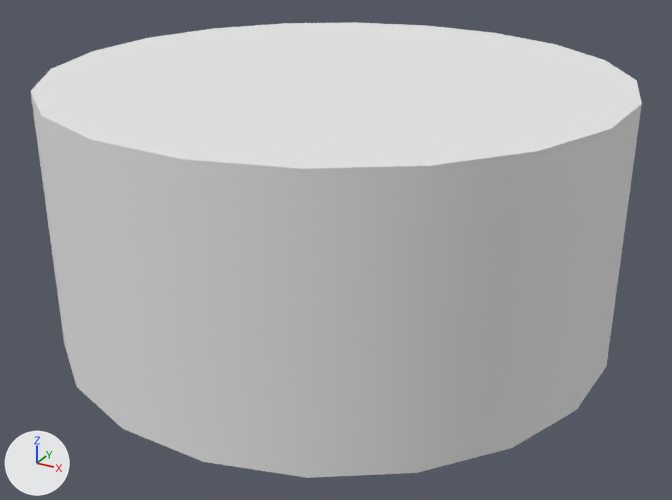
Two versions of the OBJ model PantyHouse/models/cake1.obj, one commit apart.
The view is the same before and after, from a 50 mm lens placed at (18.2, -33.1, 14.2), pointed at (0.4, -0.8, -1.9). Every picture has the same lights, and +X, +Y and +Z are marked at lower left. Where no turn or scale is listed for an object, it has been applied to the vertices.

Objects in the first picture: 'cake1'.
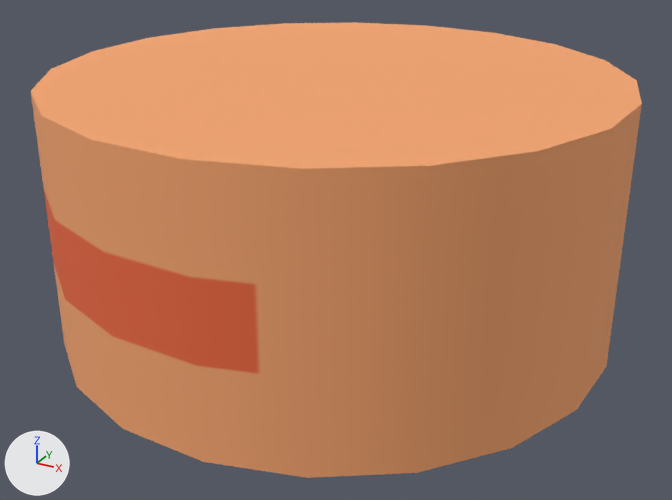
Boxes [x1, y1, x2, y2] around the edits, measured in the pictures (672 x 500 px):
'cake1', surface changed (white to orange): [31, 22, 642, 478] in both

The edits, one by one:
Picture 'cake7.bmp' (img_cake7_bmp) is new.
In material 'cake3:blinn1SG' (mat_cake3_blinn1sg), base_color is no longer (0.8, 0.8, 0.8), white #e7e7e7.
In material 'cake3:blinn1SG' (mat_cake3_blinn1sg), texture is now set to img_cake7_bmp.
